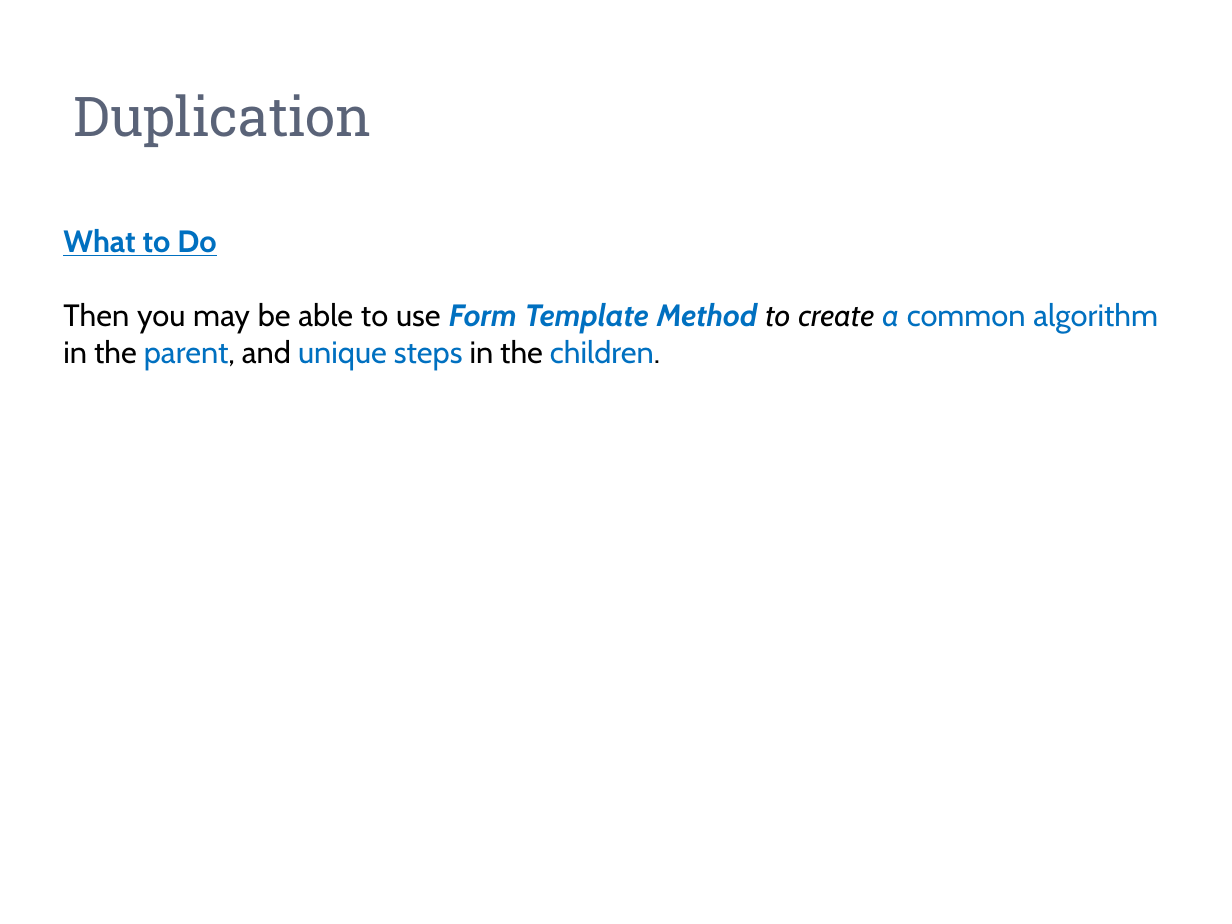
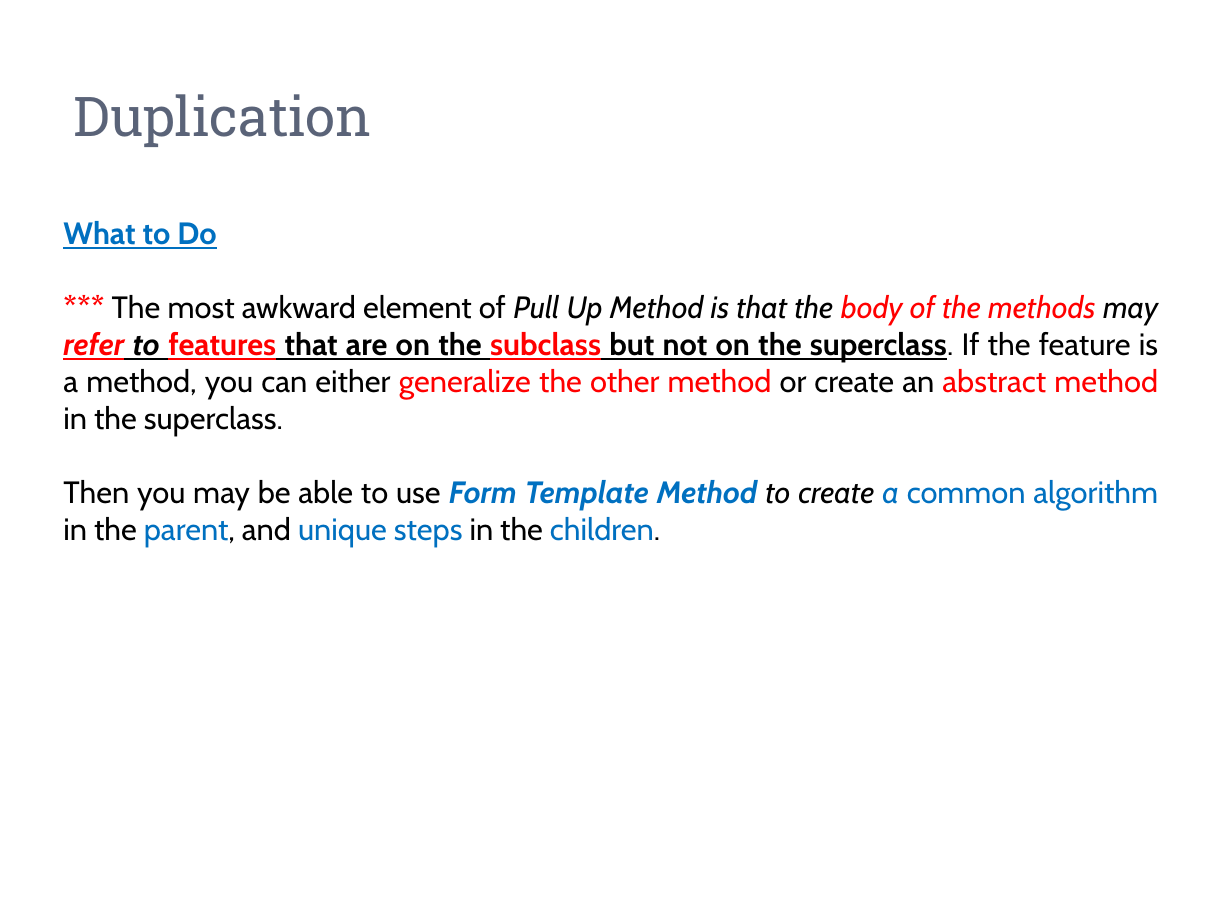
Before and after one commit to zarras/mye004-slides, a slide deck: slide 13 of 9-Duplication.pptx. Drawn at 1232x924 pixels with LibreOffice and Linux fonts; fonts in the diff are those of the drawing. Boxes give left, top, right and bottom in pixels: in the first picture for what was removed or moved away, otherwise in the second. Text is boxed around its words. In the diff, an @@ line names an element or a change of style, - is before the commit and + after.

```diff
--- a/9-Duplication.pptx
+++ b/9-Duplication.pptx
@@ text "What to Do": place and size @@
-text "What to Do" at (63, 229, 1158, 370)
+text "What to Do" at (63, 221, 1158, 547)
@@ text at (63, 295, 1158, 436): paragraph added @@
+*** The most awkward element of Pull Up Method is that the body of the methods may refer to features that are on the subclass but not on the superclass. If the feature is a method, you can either generalize the other method or create an abstract method in the superclass.
```
Also in this commit, not shown: 1 other slide changed, 9 other files.
